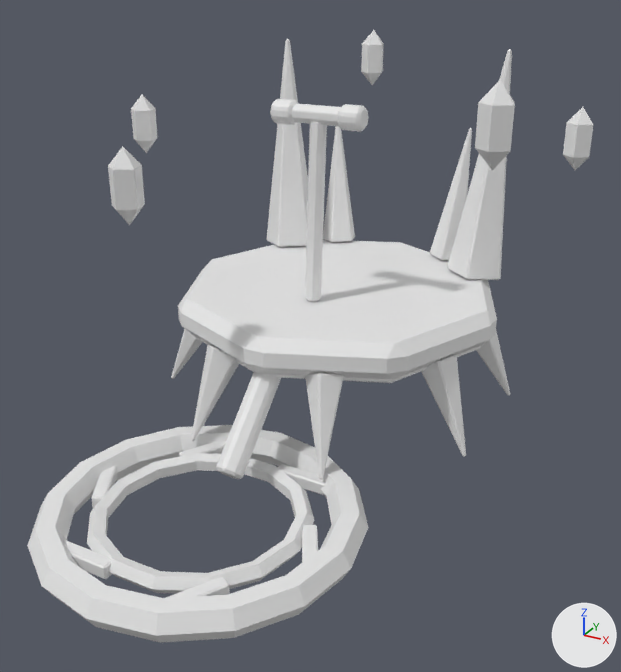
The FBX model art/tools/out/void.fbx as it was, and as the next commit left it.
Rendered twice from a 50 mm lens placed at (5.34, -11.18, 6.54), pointed at (0.22, -1.87, 1.89). Arrows for +X, +Y and +Z are at lower right; the lights stay in place. The picture after the commit comes second.

Objects in the first picture: 'Accent', 'Accent2', 'Accent2#Portal', 'Crystal', 'Crystal#Orbit', 'Crystal#Portal', 'Dark', 'Glow#Portal' and 2 more.
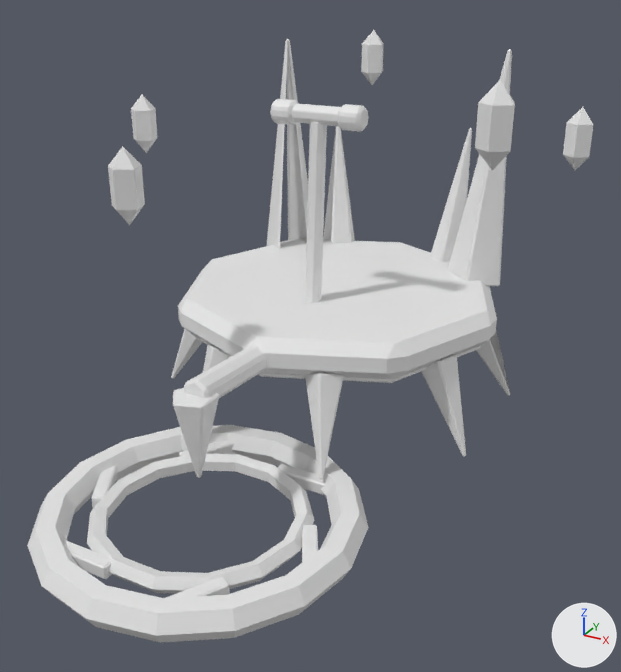
Changed parts and their boxes [x1, y1, x2, y2] in the pictures (621 x 672 px; the box of a moved part takes in the faces that stretch with it):
'Accent', reshaped (33% shorter): before [178, 240, 497, 479]; after [178, 239, 497, 398]
part 1 of me_crystal, added: after [173, 388, 219, 478]
part 2 of me_crystal, moved or reshaped: before [191, 41, 510, 474]; after [203, 41, 510, 474]
part 3 of me_accent, moved or reshaped: before [216, 372, 281, 479]; after [184, 346, 266, 398]

The change, as a diff of the scene's bpy script:
```diff
--- a/art/tools/out/void.fbx.py
+++ b/art/tools/out/void.fbx.py
@@ me_accent @@
 # used by ob_accent; location = (0.0, 0.0, 0.0)
-me_accent.from_pydata(...)  # 84 vertices, 88 faces; spans x -2.34..2.34, y -3.71..1.74, z 0.49..2.2
+me_accent.from_pydata(...)  # 84 vertices, 88 faces; spans x -2.34..2.34, y -4.21..1.74, z 1.7..2.2
+# me_accent part 3: the loose piece of 36 vertices spanning x -0.17..0.17, y -3.71..-2.29, z 0.49..1.91 is turned -48.6 degrees about the x axis through its middle and scaled by 0.945, then moved by (0.0, -0.4, 0.75)
@@ me_crystal @@
 # used by ob_crystal; location = (0.0, 0.0, 0.0)
-me_crystal.from_pydata(...)  # 300 vertices, 384 faces; spans x -2.42..2.42, y -3.02..1.82, z 0.5..5.4
+me_crystal.from_pydata(...)  # 375 vertices, 386 faces; spans x -2.42..2.42, y -4.47..1.82, z 0.5..5.4
+# me_crystal part 1: a new loose piece of 30 vertices spanning x -0.28..0.24, y -4.47..-3.93, z 0.9..2.0
+# me_crystal part 2
+# 60 vertices are removed from x -2.02..2.02, y 0.37..1.54, z 2.16..2.25
+# 245 faces are deleted
+# 105 vertices are added at x -2.42..2.42, y -3.02..1.82, z 0.51..5.38
+# 215 new faces join them
```
